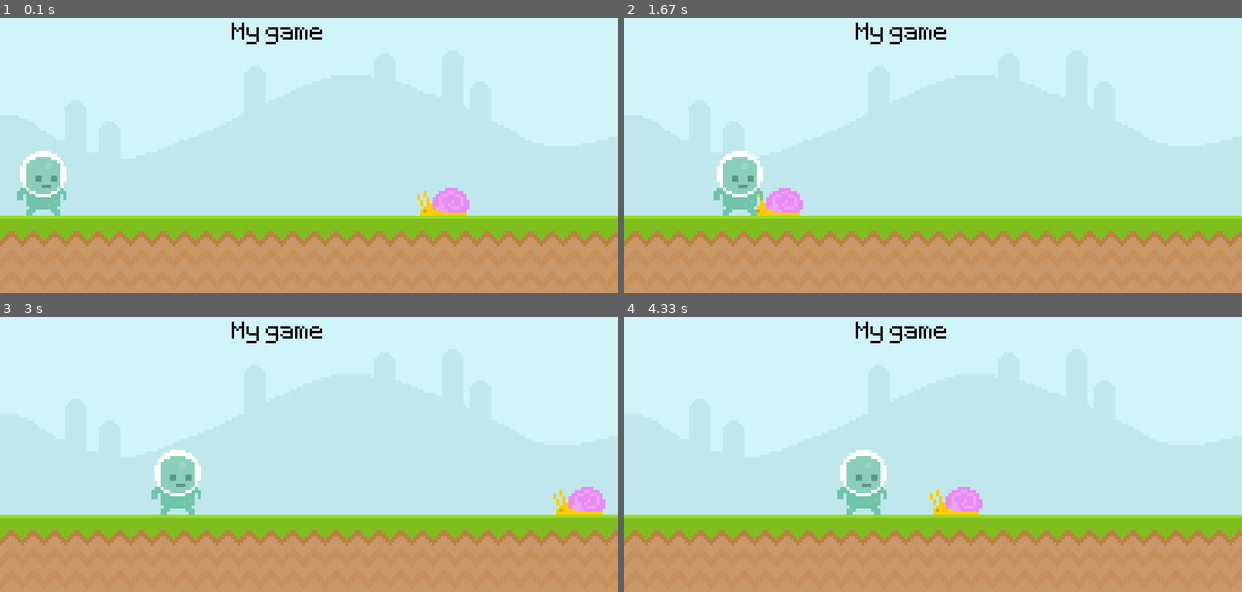
Above: before the commit, frames 1-4 (two rows, left to right).
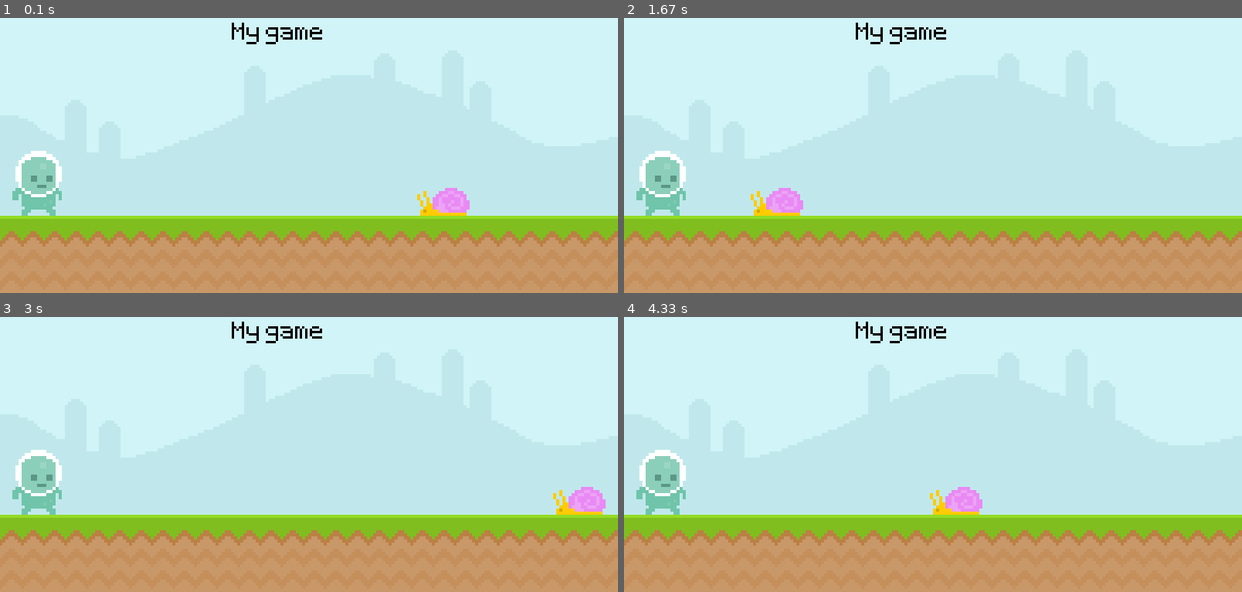
Above: after the commit, the same moments.

Repository: sus20/UltimatePygameIntro
Game: pygame game, started from runner.py
Same seed, same stepped clock (60 frames per second), same inputs: the game is played once before the commit and once after it.
Inputs:
- Up to frame 1 (0.1 s): no input
- Up to frame 2 (1.67 s): no input
- Up to frame 3 (3 s): no input
- Up to frame 4 (4.33 s): no input

The runs differ from the first frame. In frame 1, 0.7% of the frame differs, in the area x 2-11%, y 48-72%; in frame 2, 2.8%, in the area x 2-23%, y 48-72%; in frame 3, 2.8%; in frame 4, 2.8%.

Commit message:
feat:  CollisionWithPlayerAndSnail

Diff:
--- a/runner.py
+++ b/runner.py
@@ -11,6 +11,7 @@
 
 sky_surface = pygame.image.load('graphics/sky.png').convert()  # (w,h)
 ground_surface = pygame.image.load('graphics/ground.png').convert()
+
 # (text, antiAliasing, color)
 text_surface = test_font.render('My game', False, 'Black').convert()
 
@@ -33,14 +34,14 @@
     screen.blit(text_surface, (300, 50))
 
     snail_rect.x -= 4
-
     if snail_rect.right <= 0:
         snail_rect.left = 800
 
     screen.blit(snail_surf, snail_rect)
+    screen.blit(player_surf, player_rect)
 
-    player_rect.left += 1
-    screen.blit(player_surf, player_rect)
+    if player_rect.colliderect(snail_rect):
+        print('collision')
 
     pygame.display.update()
     clock.tick(60)
